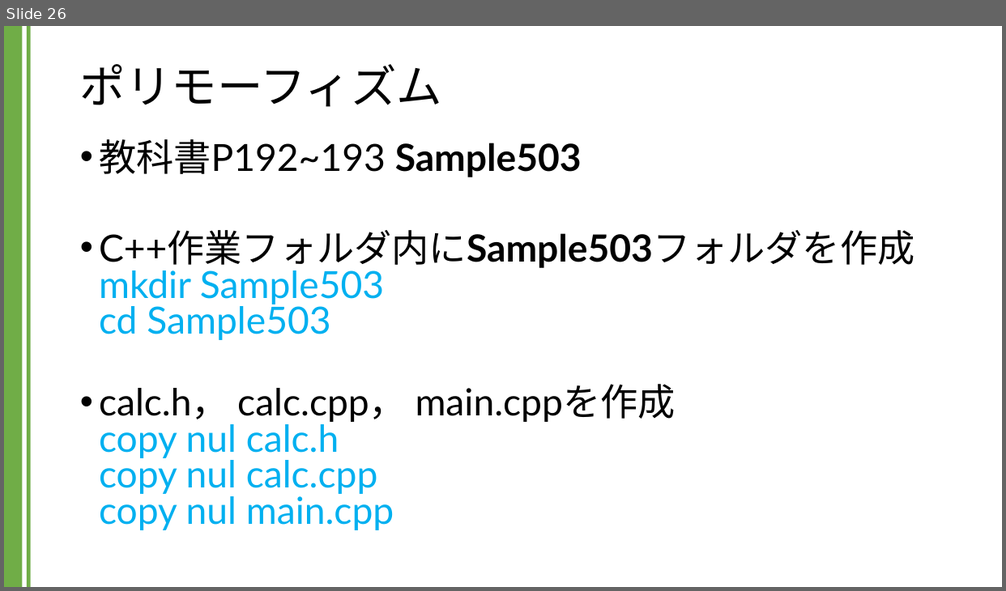
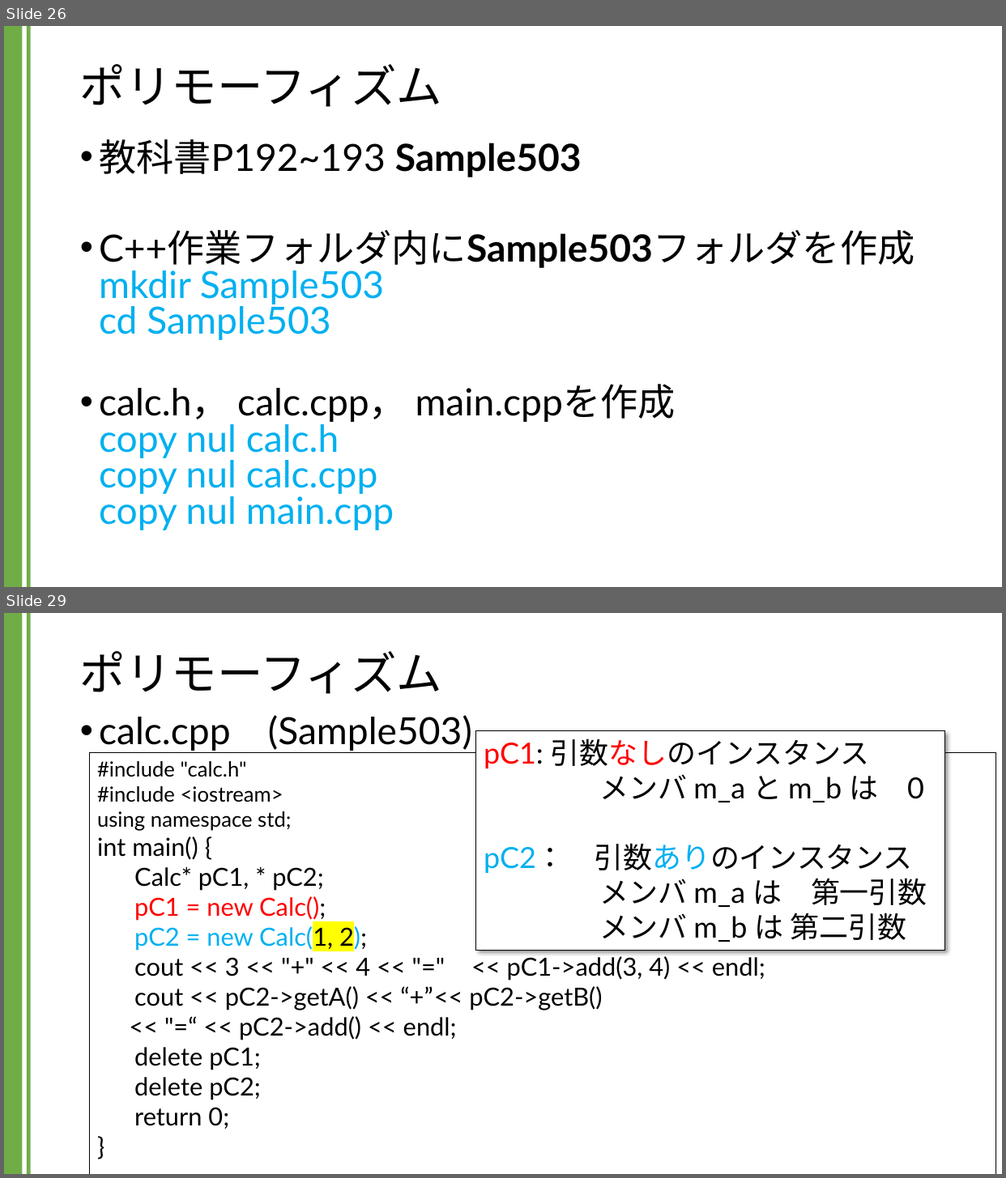
Before and after one commit to kic-murata/cpp2024, a slide deck: 授業資料/講義資料：継承とポリモーフィズム.pptx. Shown one above the other, each under a label of ours: slide 26 before the commit, slides 26 and 29 after it; the slides between them are not shown. The pictures are 1006x591 and 1006x1178 pixels, drawn with LibreOffice and Linux fonts; fonts in the diff are those of the drawing. Boxes give left, top, right and bottom in pixels: in the first picture for what was removed or moved away, otherwise in the second. Text is boxed around its words. In the diff, an @@ line names an element or a change of style, - is before the commit and + after.

```diff
--- a/授業資料/講義資料：継承とポリモーフィズム.pptx
+++ b/授業資料/講義資料：継承とポリモーフィズム.pptx
@@ slide 29 added at [4, 613, 1002, 1174], background #FFFFFF; not listed: 2 template elements that a slide beside it also shows @@
@@ title added at [80, 651, 442, 694], 44 pt, text #000000 @@
+ポリモーフィズム
@@ text added at [99, 715, 472, 751], 36 pt, text #000000 @@
+• calc.cpp (Sample503)
@@ rectangle added at [476, 731, 945, 951], fill #FFFFFF, outline #000000 0.75 pt, 28 pt, text #000000 @@
+pC1: 引数なしのインスタンス
+メンバ m_a と m_b は 0
+pC2： 引数ありのインスタンス
+メンバ m_a は 第一引数
+メンバ m_b は 第二引数
@@ rectangle added at [90, 753, 997, 1174], outline #000000 0.75 pt, 24 pt, text #000000 @@
+#include "calc.h"
+#include <iostream>
+using namespace std;
+int main() {
+Calc* pC1, * pC2;
+pC1 = new Calc();
+pC2 = new Calc(1, 2);
+cout << 3 << "+" << 4 << "=" << pC1->add(3, 4) << endl;
+cout << pC2->getA() << “+” << pC2->getB()
+<< "=“ << pC2->add() << endl;
+delete pC1;
+delete pC2;
+return 0;
+}
```
Also in this commit, not shown: 3 other slides added.
